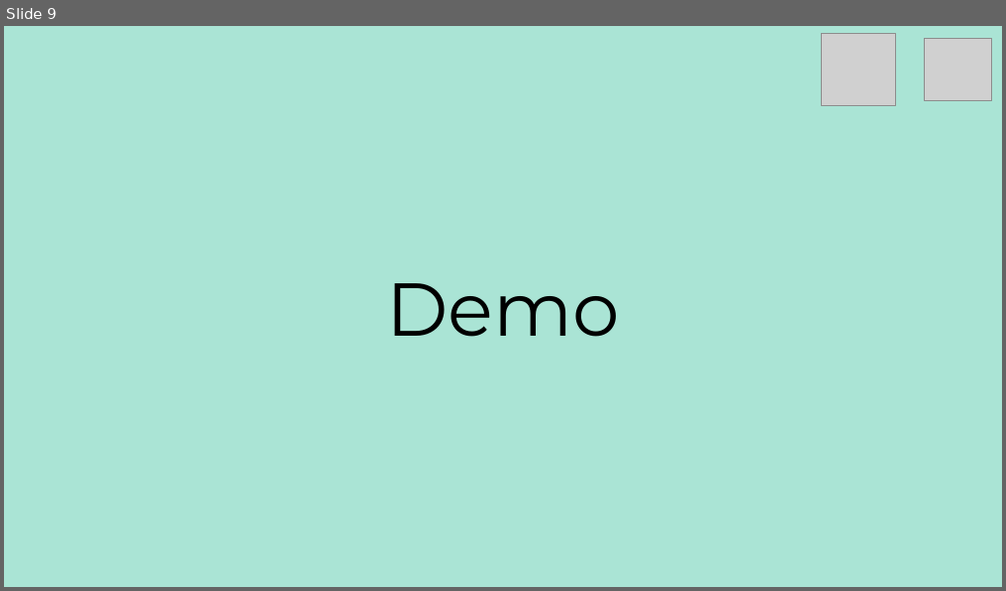
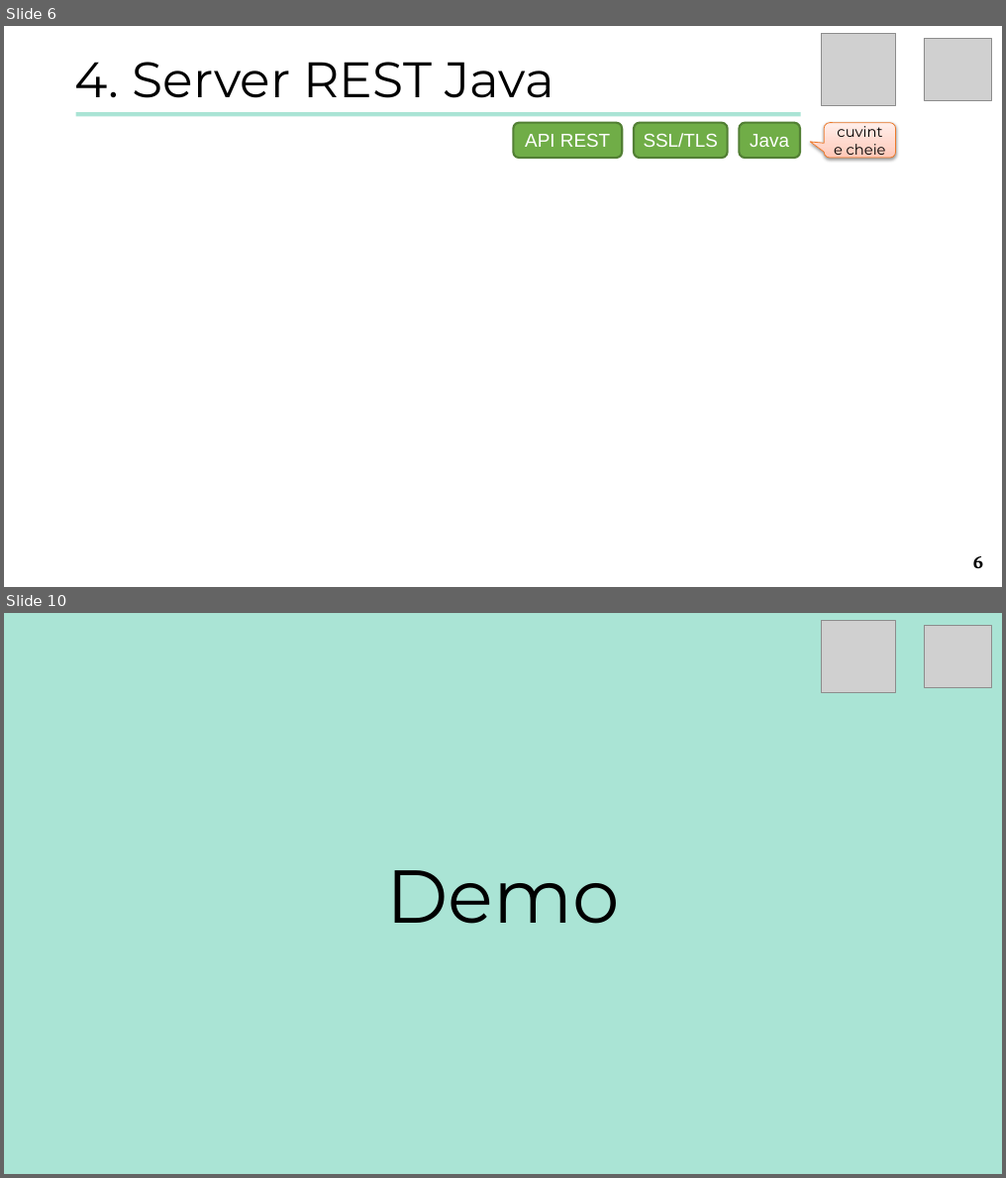
Before and after one commit to turcunicusor/Licenta, a slide deck: Documentation/Presentation.pptx. Shown one above the other, each under a label of ours: slide 9 before the commit, slides 6 and 10 after it; the slides between them are not shown. The pictures are 1006x591 and 1006x1178 pixels, drawn with LibreOffice and Linux fonts; fonts in the diff are those of the drawing; grey boxes stand for pictures. Boxes give left, top, right and bottom in pixels: in the first picture for what was removed or moved away, otherwise in the second. Text is boxed around its words. In the diff, an @@ line names an element or a change of style, - is before the commit and + after.

```diff
--- a/Documentation/Presentation.pptx
+++ b/Documentation/Presentation.pptx
@@ slide 6 added at bbox=[4, 26, 1002, 587], background #FFFFFF @@
@@ picture added at bbox=[822, 33, 896, 106] @@
@@ picture added at bbox=[924, 38, 991, 101] @@
@@ text added at bbox=[75, 62, 554, 98], 48 pt, text #000000 @@
+4. Server REST Java
@@ rectangle added at bbox=[76, 112, 801, 116], fill #AAE4D5 @@
@@ rounded rectangle added at bbox=[513, 123, 622, 158], fill #70AD47, outline #538035 2 pt, 18 pt, text #FFFFFF @@
+API REST
@@ rounded rectangle added at bbox=[634, 123, 727, 158], fill #70AD47, outline #538035 2 pt, 18 pt, text #FFFFFF @@
+SSL/TLS
@@ rounded rectangle added at bbox=[740, 123, 800, 158], fill #70AD47, outline #538035 2 pt, 18 pt, text #FFFFFF @@
+Java
@@ rounded speech box added at bbox=[825, 123, 896, 158], fill gradient #FFC7B6 to #FFD7CB to #FFF0EB, outline #EC792B 0.75 pt, 14 pt, text #000000 @@
+cuvinte cheie
@@ page number added at bbox=[973, 557, 983, 569], 18 pt, text #000000, bold @@
+6
@@ what was slide 9 is now slide 10 @@
```
Also in this commit, not shown: 8 slides changed, 2 other slides added, 1 other file.
